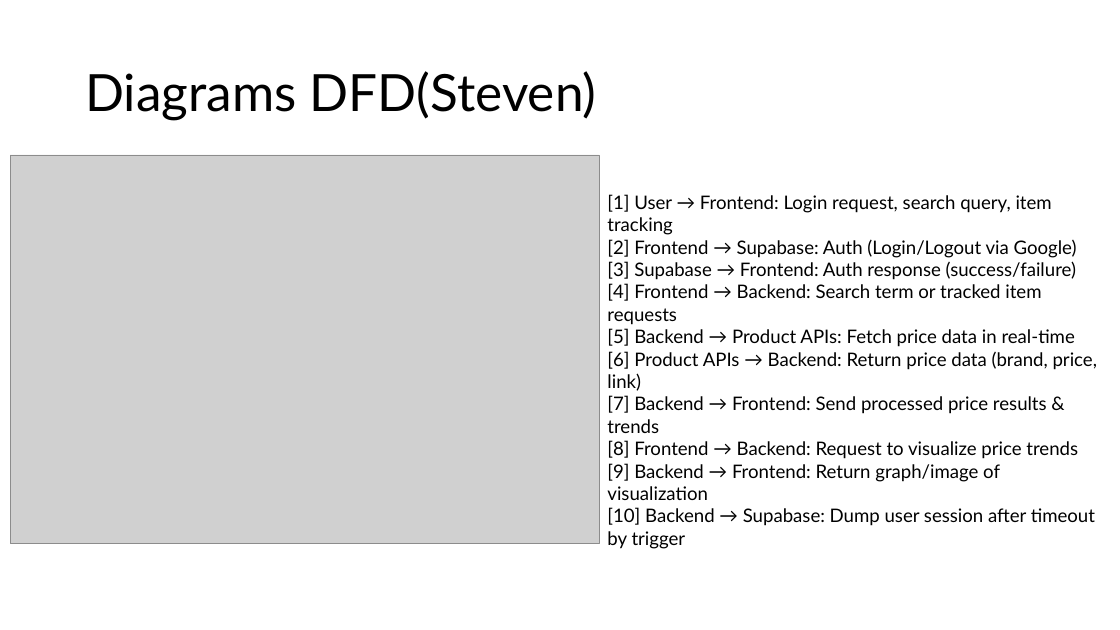
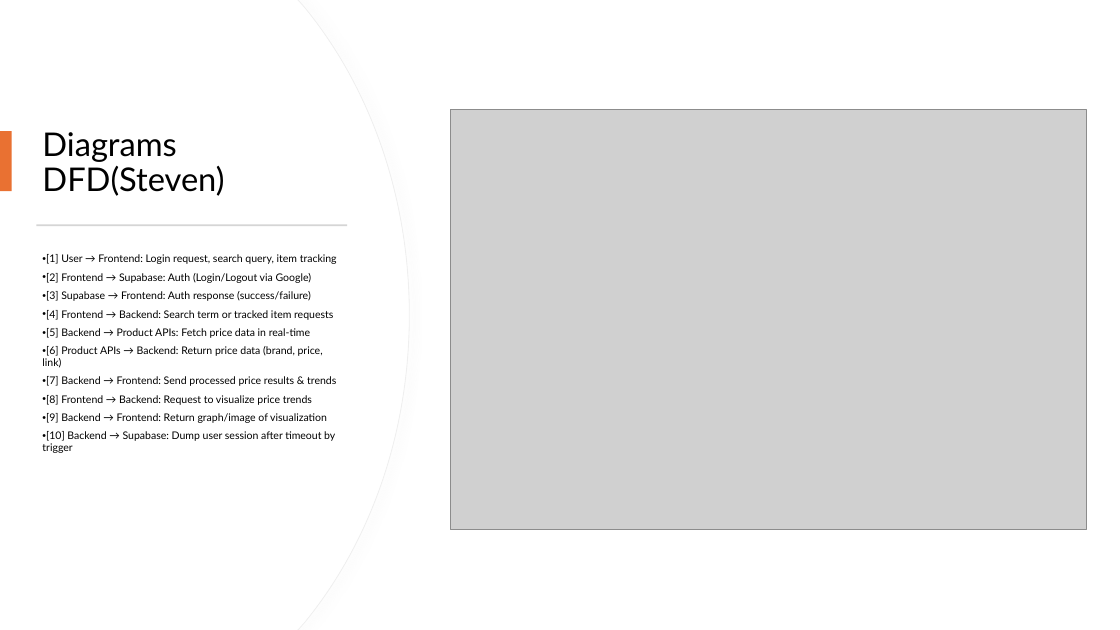
Before and after one commit to Jormungandr72/Cross-Website-Price-Checker, a slide deck: slide 9 of docs/phase_three_docs/Phase_Three_Presentation.pptx (slide 8 before the commit). Drawn at 1120x630 pixels with LibreOffice and Linux fonts; fonts in the diff are those of the drawing; grey boxes stand for pictures. Boxes give left, top, right and bottom in pixels: in the first picture for what was removed or moved away, otherwise in the second. Text is boxed around its words. In the diff, an @@ line names an element or a change of style, - is before the commit and + after.

Commit message:
styles slides, added my section text

```diff
--- a/docs/phase_three_docs/Phase_Three_Presentation.pptx
+++ b/docs/phase_three_docs/Phase_Three_Presentation.pptx
@@ freeform shape added at <box>0,0,409,630</box>, fill #FFFFFF, outline #EFEFEF 0.75 pt @@
@@ freeform shape added at <box>0,0,408,630</box>, fill #FFFFFF @@
@@ title "Diagrams DFD(Steven)": place and size @@
-title "Diagrams DFD(Steven)" at <box>85,71,597,120</box>
+title "Diagrams DFD(Steven)" at <box>42,132,224,196</box>
@@ title "Diagrams DFD(Steven)" at <box>42,132,224,196</box>: size 44 to 28 pt @@
@@ picture: place and size @@
-picture at <box>10,155,599,544</box>
+picture at <box>450,110,1086,530</box>
@@ rectangle added at <box>0,131,12,192</box>, fill #E97132 @@
@@ rectangle added at <box>36,224,347,226</box>, fill #D5D5D5 @@
@@ text "[1] User → Frontend: Login ...": place and size @@
-text "[1] User → Frontend: Login ..." at <box>607,194,1097,526</box>
+text "[1] User → Frontend: Login ..." at <box>42,254,337,453</box>
@@ text "[1] User → Frontend: Login ..." at <box>42,254,337,453</box>: size 16 to 9 pt; bullet none to •; line spacing 1 to 0.9; more space between paragraphs @@
```
Also in this commit, not shown: 8 other slides changed, 2 slides added, 1 slide removed.
